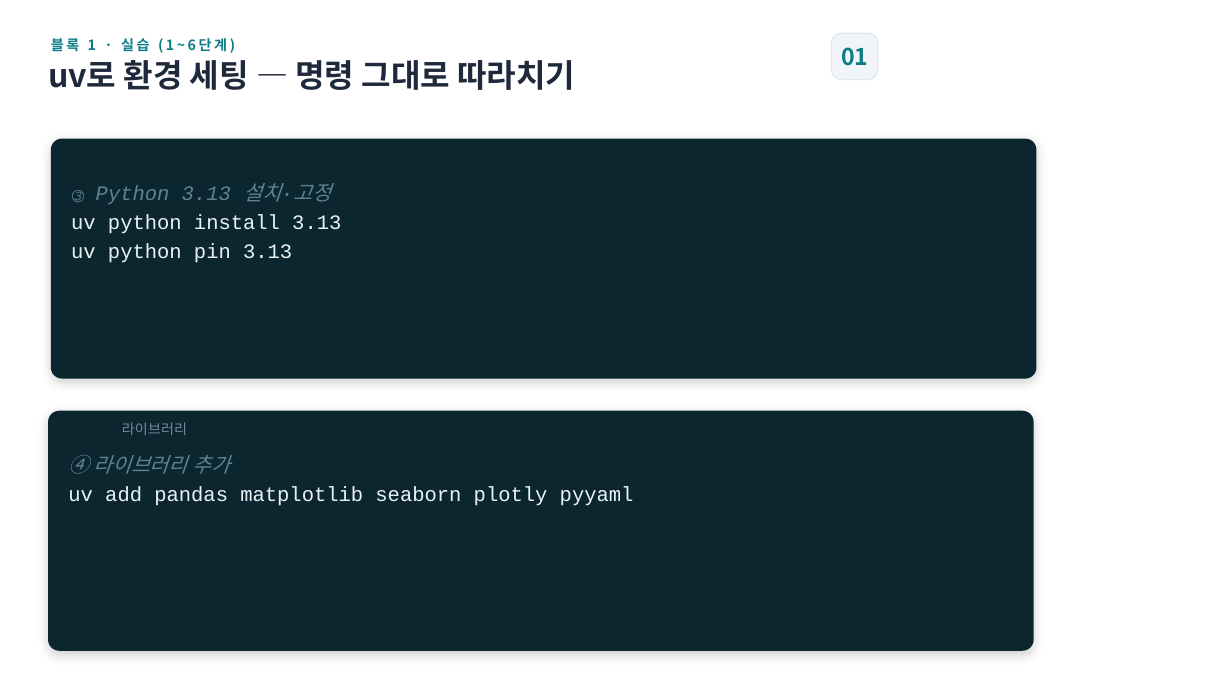
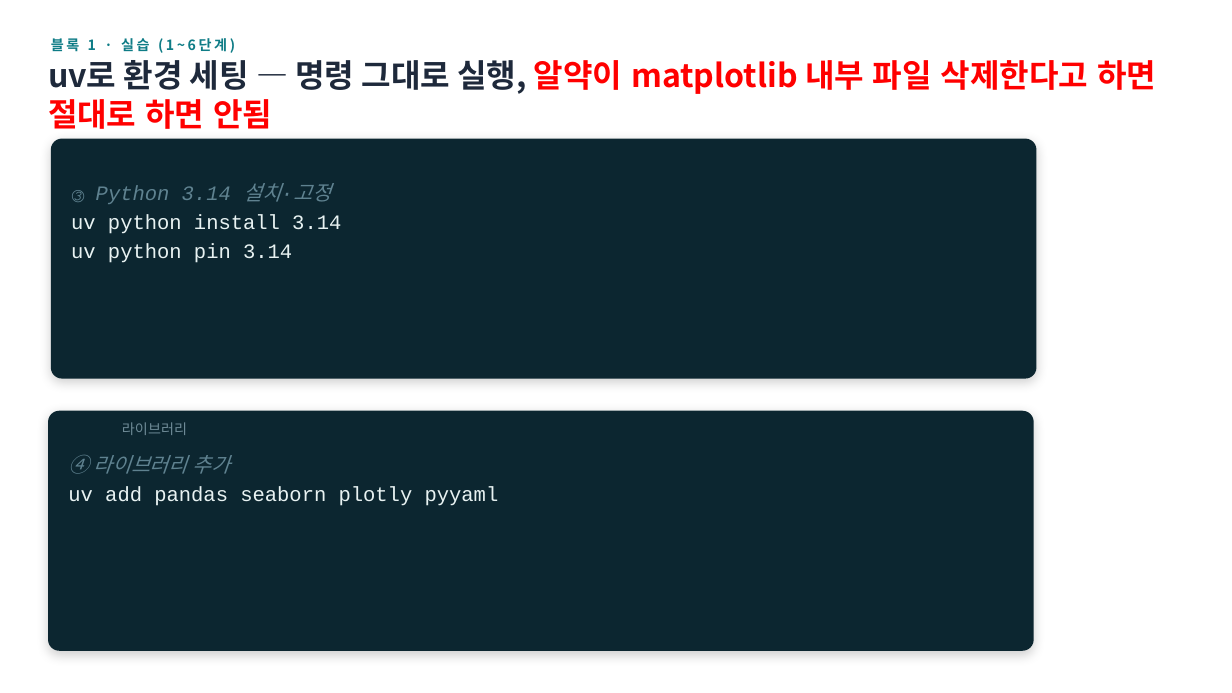
Before and after one commit to thinkinghs/lecture_6_18, a slide deck: slide 91 of 2차시_강의자료_합본.pptx (slide 90 before the commit). Drawn at 1232x693 pixels with LibreOffice and Linux fonts; fonts in the diff are those of the drawing. Boxes give left, top, right and bottom in pixels: in the first picture for what was removed or moved away, otherwise in the second. Text is boxed around its words. In the diff, an @@ line names an element or a change of style, - is before the commit and + after.

```diff
--- a/2차시_강의자료_합본.pptx
+++ b/2차시_강의자료_합본.pptx
@@ rounded rectangle removed at <box>832,33,878,79</box> @@
@@ text removed at <box>841,47,868,66</box> @@
-01
@@ text at <box>48,60,1156,129</box>: text changed; text colour #1E293B to #FF0000 @@
-uv로 환경 세팅 — 명령 그대로 따라치기
+uv로 환경 세팅 — 명령 그대로 실행, 알약이 matplotlib 내부 파일 삭제한다고 하면 절대로 하면 안됨
@@ text at <box>71,183,341,263</box>: text changed @@
-③ Python 3.13 설치·고정
-uv python install 3.13
-uv python pin 3.13
+③ Python 3.14 설치·고정
+uv python install 3.14
+uv python pin 3.14
@@ text at <box>68,487,499,506</box>: text changed @@
-uv add pandas matplotlib seaborn plotly pyyaml
+uv add pandas seaborn plotly pyyaml
```
Also in this commit, not shown: 11 other slides changed, 3 slides added.
